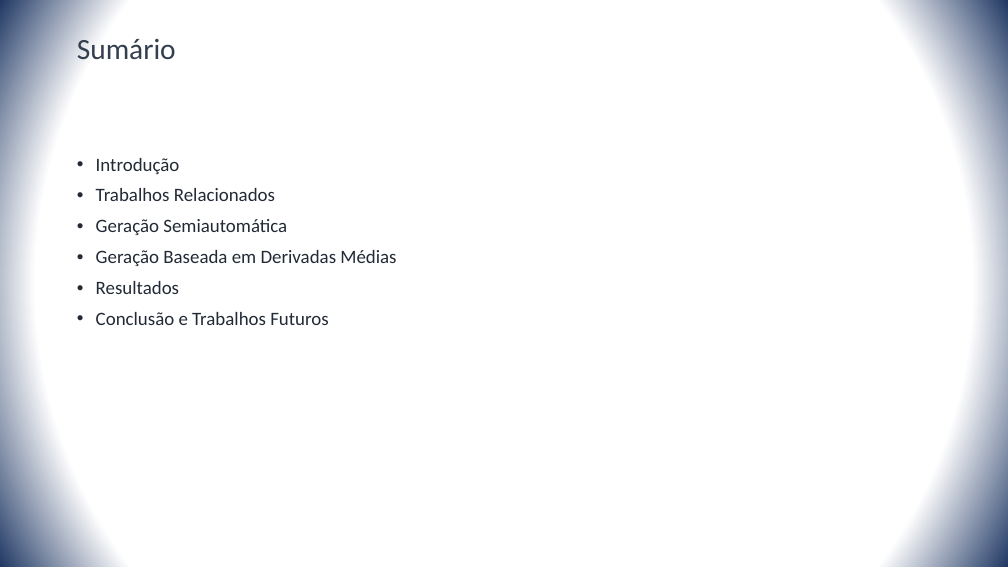
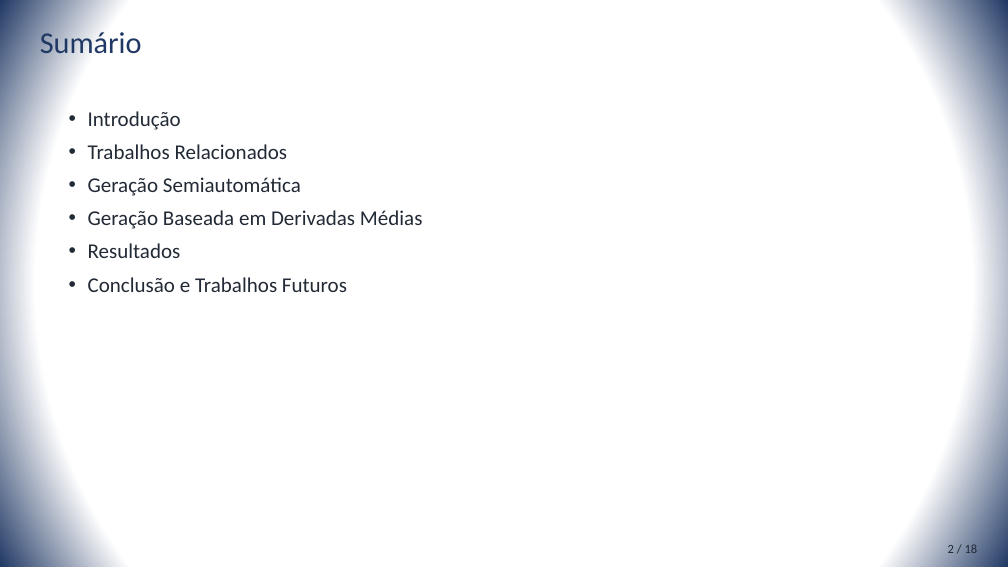
Before and after one commit to rustanitu/atfgtex, a slide deck: slide 2 of presentation/presentation.pptm. Drawn at 1008x567 pixels with LibreOffice and Linux fonts; fonts in the diff are those of the drawing. Boxes give left, top, right and bottom in pixels: in the first picture for what was removed or moved away, otherwise in the second. Text is boxed around its words. In the diff, an @@ line names an element or a change of style, - is before the commit and + after.

```diff
--- a/presentation/presentation.pptm
+++ b/presentation/presentation.pptm
@@ title "Sumário": place and size @@
-title "Sumário" at <box>77,34,176,60</box>
+title "Sumário" at <box>40,27,142,60</box>
@@ title "Sumário" at <box>40,27,142,60</box>: size 28 to 28.8 pt, text colour #333F50 to #203864 @@
@@ text "Introdução": place and size @@
-text "Introdução" at <box>96,158,396,325</box>
+text "Introdução" at <box>88,111,423,292</box>
@@ text "Introdução" at <box>88,111,423,292</box>: size 18 to 20 pt @@
@@ text added at <box>948,544,978,553</box>, 12 pt, text #222A35 @@
+2 / 18
```
Also in this commit, not shown: 12 other slides changed, 4 slides added, 2 slides removed, 1 other file.
